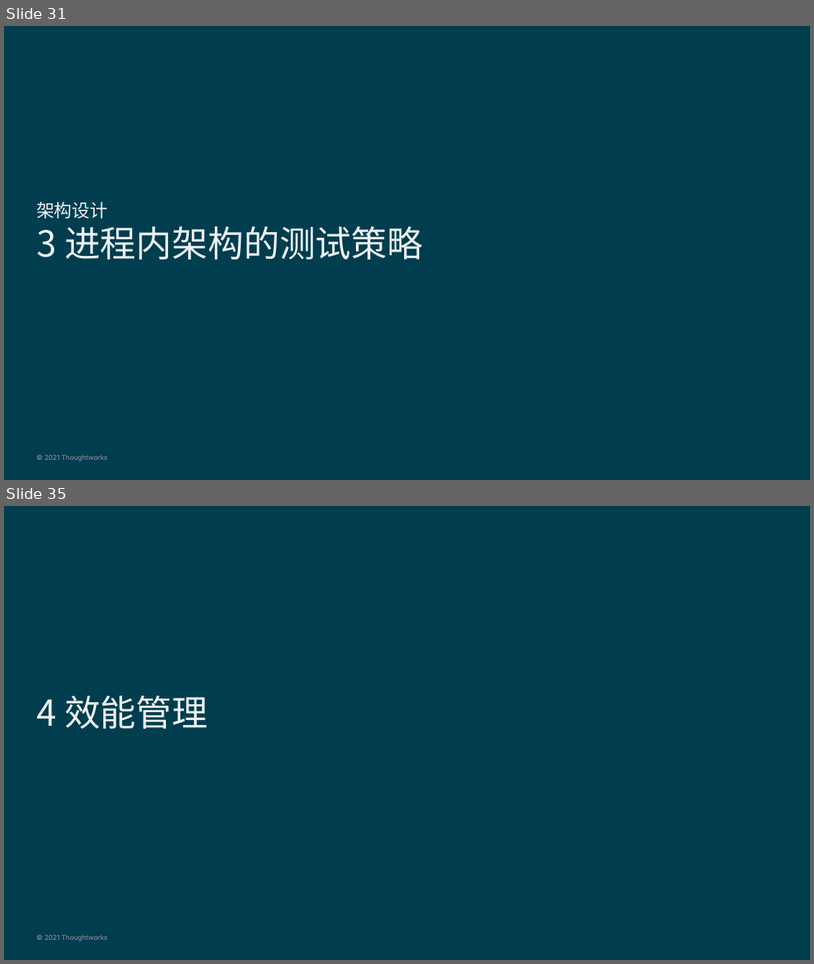
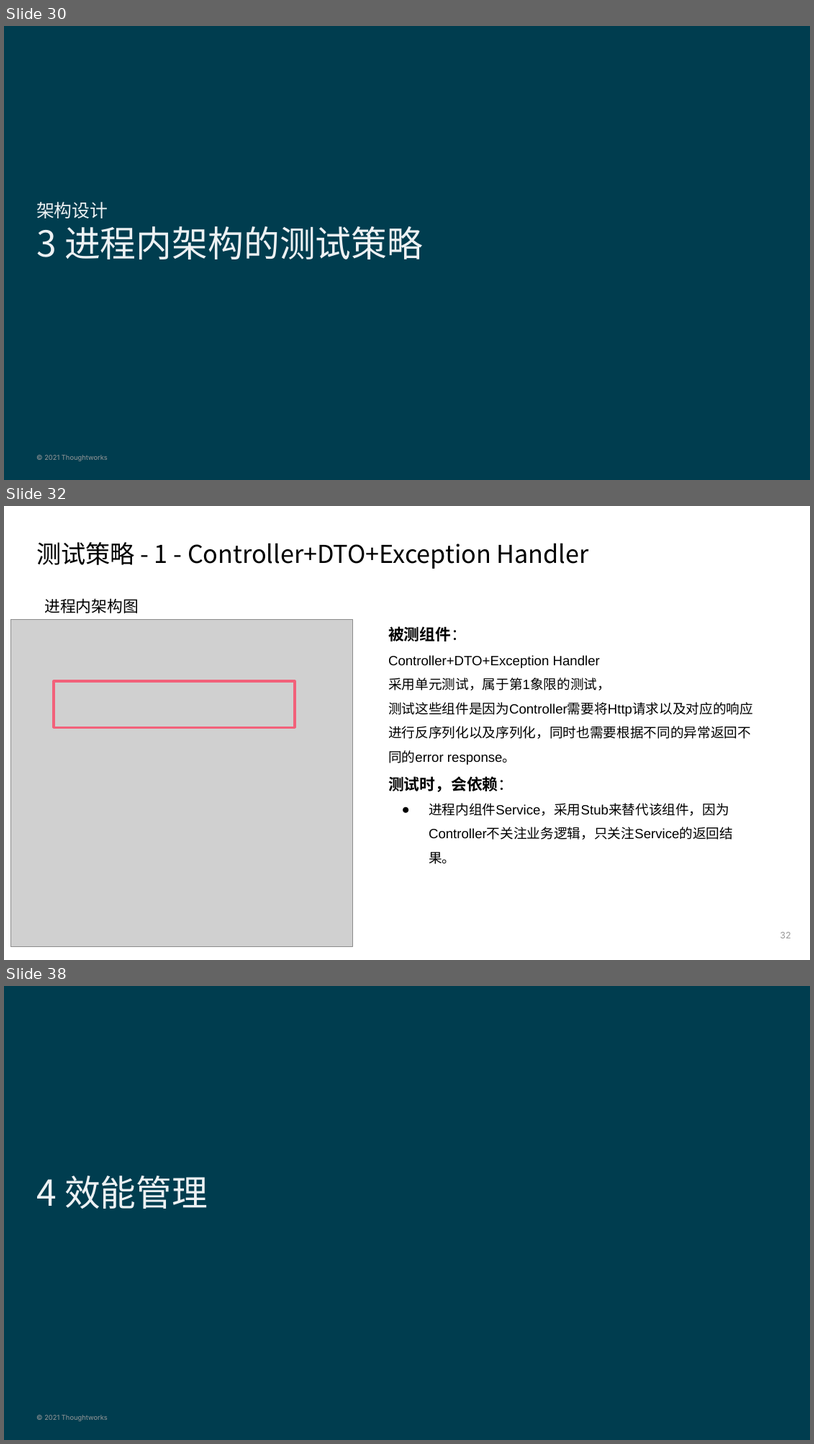
Before and after one commit to deesyx/heima, a slide deck: doc/PS4 黑马考核-项目On-boarding模板-胡炫光.pptx. Shown one above the other, each under a label of ours: slides 31 and 35 before the commit, slides 30, 32 and 38 after it; the slides between them are not shown. The pictures are 814x964 and 814x1444 pixels, drawn with LibreOffice and Linux fonts; fonts in the diff are those of the drawing; grey boxes stand for pictures; background and template pictures are left out. Boxes give left, top, right and bottom in pixels: in the first picture for what was removed or moved away, otherwise in the second. Text is boxed around its words. In the diff, an @@ line names an element or a change of style, - is before the commit and + after.

```diff
--- a/doc/PS4 黑马考核-项目On-boarding模板-胡炫光.pptx
+++ b/doc/PS4 黑马考核-项目On-boarding模板-胡炫光.pptx
@@ slide 32 added at bbox=[4, 506, 810, 960], background #FFFFFF @@
@@ title added at bbox=[36, 542, 589, 569], 22 pt, text #000000 @@
+测试策略 - 1 - Controller+DTO+Exception Handler
@@ text added at bbox=[44, 598, 139, 613], 14 pt, text #000000 @@
+进程内架构图
@@ picture added at bbox=[10, 619, 353, 945] @@
@@ text added at bbox=[388, 626, 754, 864], 12 pt, text #000000 @@
+被测组件：
+Controller+DTO+Exception Handler
+采用单元测试，属于第1象限的测试，
+测试这些组件是因为Controller需要将Http请求以及对应的响应进行反序列化以及序列化，同时也需要根据不同的异常返回不同的error response。
+测试时，会依赖：
+● 进程内组件Service，采用Stub来替代该组件，因为Controller不关注业务逻辑，只关注Service的返回结果。
@@ rectangle added at bbox=[54, 681, 295, 727], outline #F2617A 2.25 pt @@
@@ page number added at bbox=[780, 932, 791, 938], 8 pt, text #999999 @@
+32
@@ what was slide 31 is now slide 30 @@
@@ what was slide 35 is now slide 38 @@
```
Also in this commit, not shown: 5 slides changed, 7 other slides added, 5 slides removed, 17 other files.
